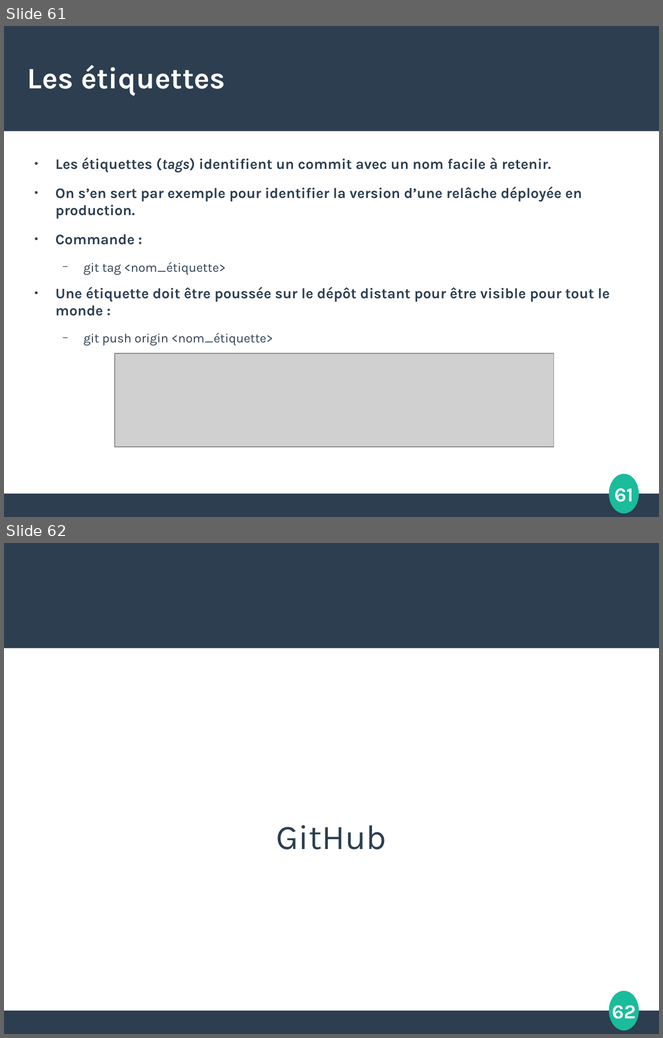
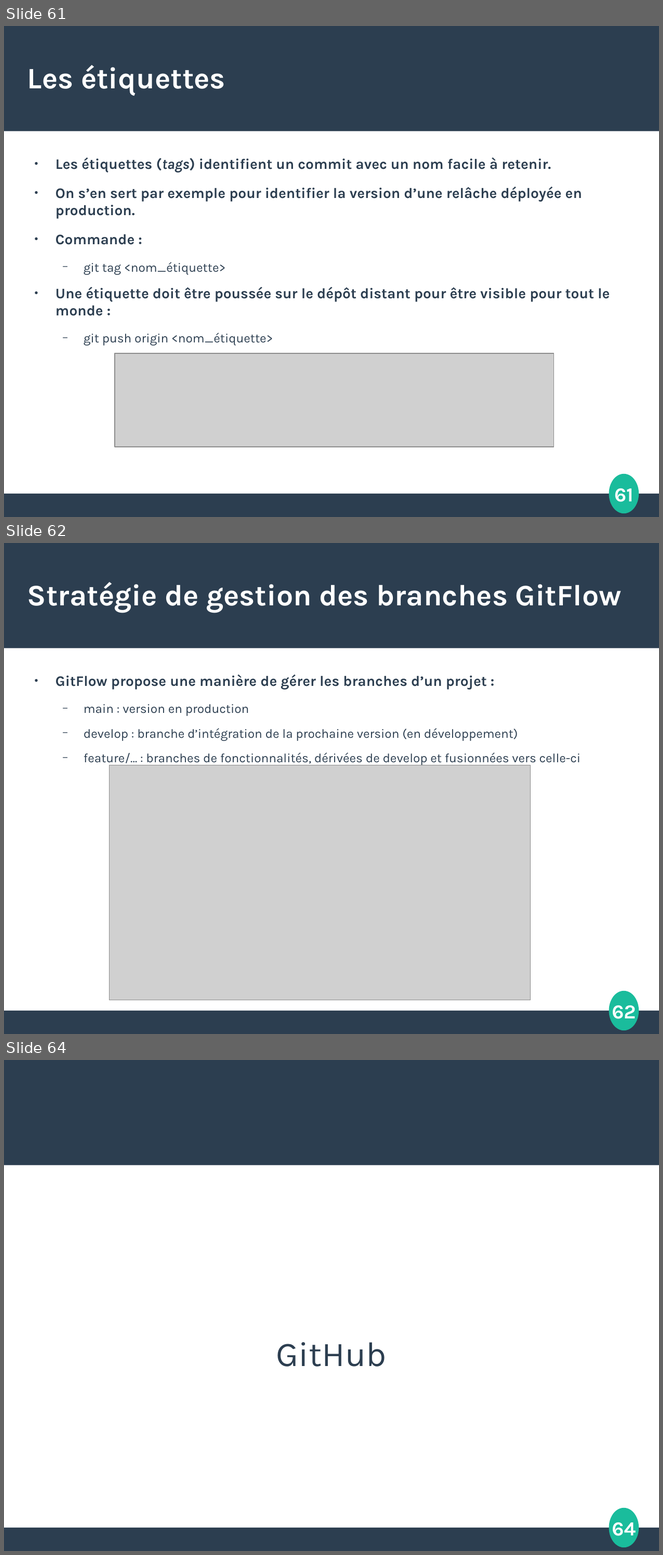
Before and after one commit to etdube/formation_git, a slide deck: Présentation git.odp. Shown one above the other, each under a label of ours: slides 61 and 62 before the commit, slides 61, 62 and 64 after it; the slides between them are not shown. The pictures are 663x1038 and 663x1555 pixels, drawn with LibreOffice and Linux fonts; fonts in the diff are those of the drawing; grey boxes stand for pictures. Boxes give left, top, right and bottom in pixels: in the first picture for what was removed or moved away, otherwise in the second. Text is boxed around its words. In the diff, an @@ line names an element or a change of style, - is before the commit and + after.

```diff
--- a/Présentation git.odp
+++ b/Présentation git.odp
@@ slide 62 added at (4,543,659,1034), background #FFFFFF; not listed: 4 template elements that a slide beside it also shows @@
@@ title added at (27,582,622,612), 36 pt, text #FFFFFF, bold @@
+Stratégie de gestion des branches GitFlow
@@ text added at (55,675,581,766), 15.4 pt, text #2C3E50 @@
+● GitFlow propose une manière de gérer les branches d’un projet :
+  − main : version en production
+  − develop : branche d’intégration de la prochaine version (en développement)
+  − feature/… : branches de fonctionnalités, dérivées de develop et fusionnées vers celle-ci
@@ picture added at (109,766,531,1001) @@
@@ what was slide 62 is now slide 64 @@
@@ page number at (612,1522,636,1541): text changed @@
-62
+64
```
Also in this commit, not shown: 1 slide changed, 10 other slides added, 1 other file.
